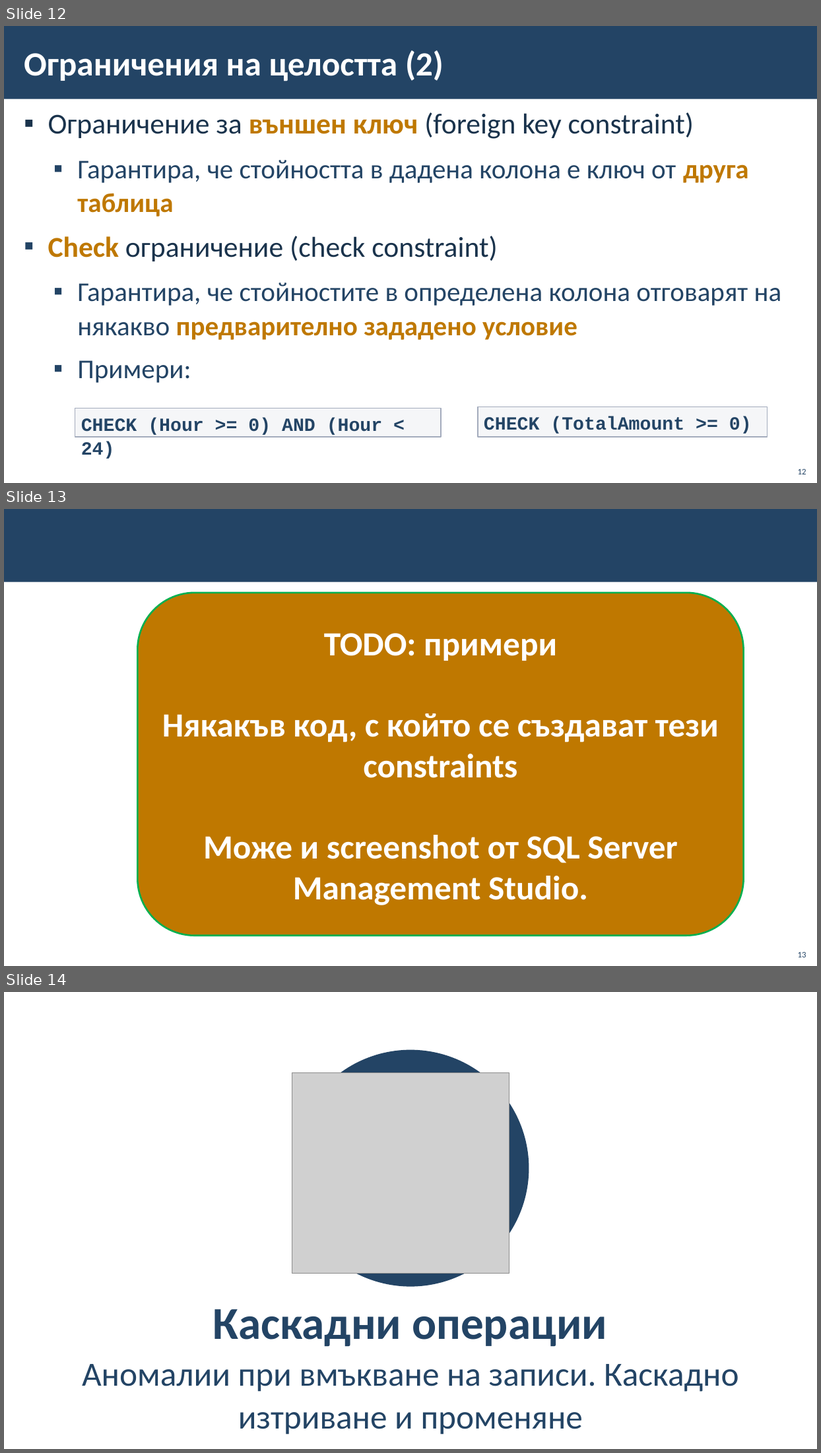
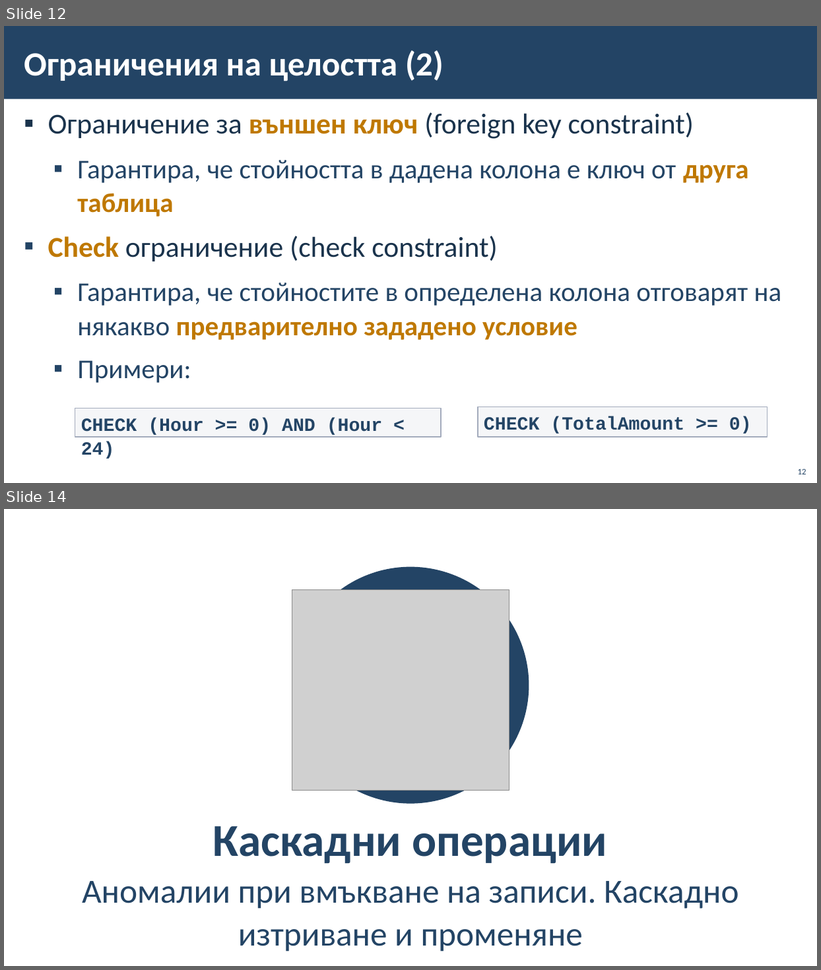
Before and after one commit to BG-IT-Edu/School-Programming, a slide deck: Courses/Software-Sciences/Module-3-Databases-New/07-Relationships-and-ER-Diagrams/07-Relationships-ER-Diagrams.pptx. Shown one above the other, each under a label of ours: slides 12, 13 and 14 before the commit, slides 12 and 14 after it; the slides between them are not shown. The pictures are 821x1453 and 821x970 pixels, drawn with LibreOffice and Linux fonts; fonts in the diff are those of the drawing; grey boxes stand for pictures; background and template pictures are left out. Boxes give left, top, right and bottom in pixels: in the first picture for what was removed or moved away, otherwise in the second. Text is boxed around its words. In the diff, an @@ line names an element or a change of style, - is before the commit and + after.

```diff
--- a/Courses/Software-Sciences/Module-3-Databases-New/07-Relationships-and-ER-Diagrams/07-Relationships-ER-Diagrams.pptx
+++ b/Courses/Software-Sciences/Module-3-Databases-New/07-Relationships-and-ER-Diagrams/07-Relationships-ER-Diagrams.pptx
@@ slide 13 removed at (x1=4, y1=509, x2=817, y2=966), background #FFFFFF; not listed: 1 template element that a slide beside it also shows @@
@@ rounded rectangle removed at (x1=137, y1=593, x2=744, y2=936) @@
-TODO: примери
-Някакъв код, с който се създават тези constraints
-Може и screenshot от SQL Server Management Studio.
@@ page number removed at (x1=798, y1=952, x2=807, y2=958) @@
-13
```
Also in this commit, not shown: 4 slides added, 1 other slide removed.
